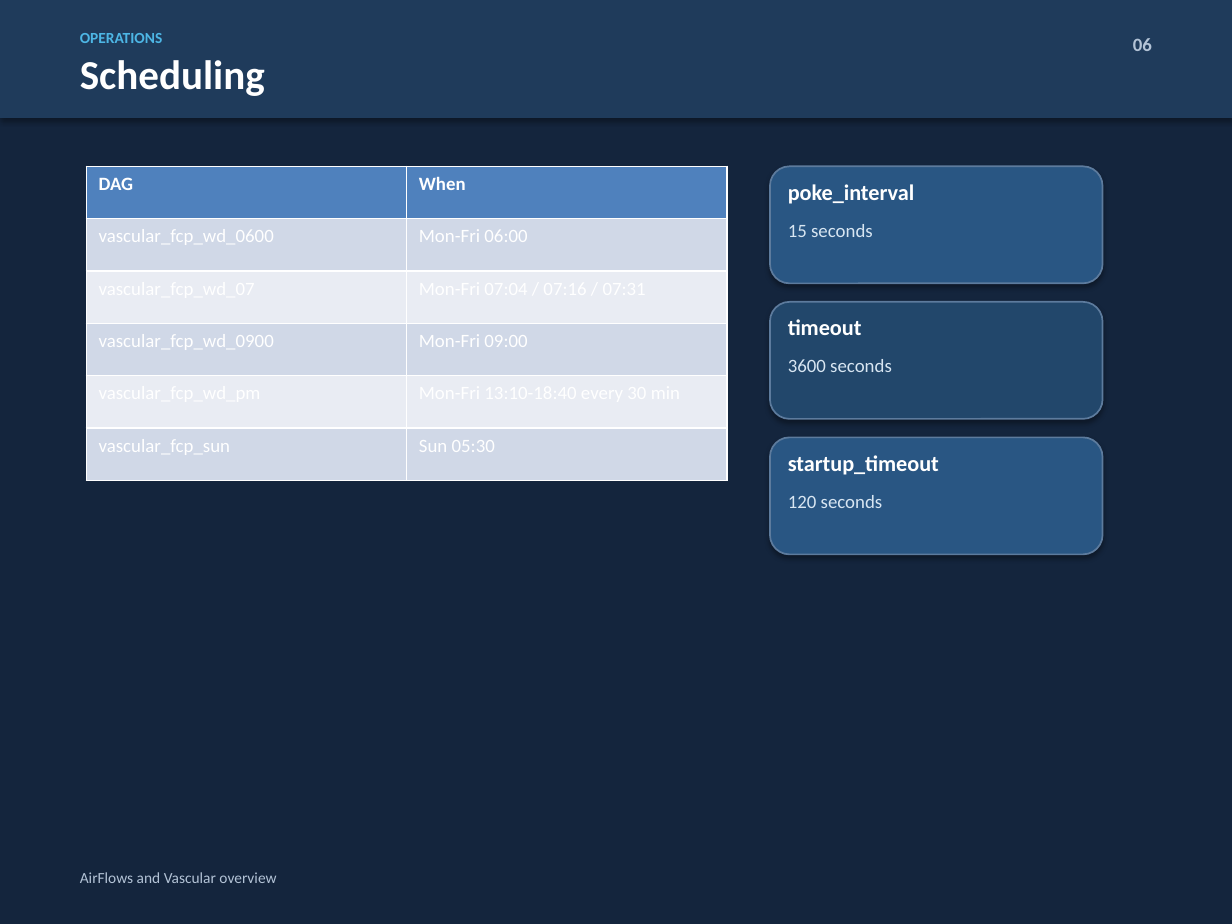
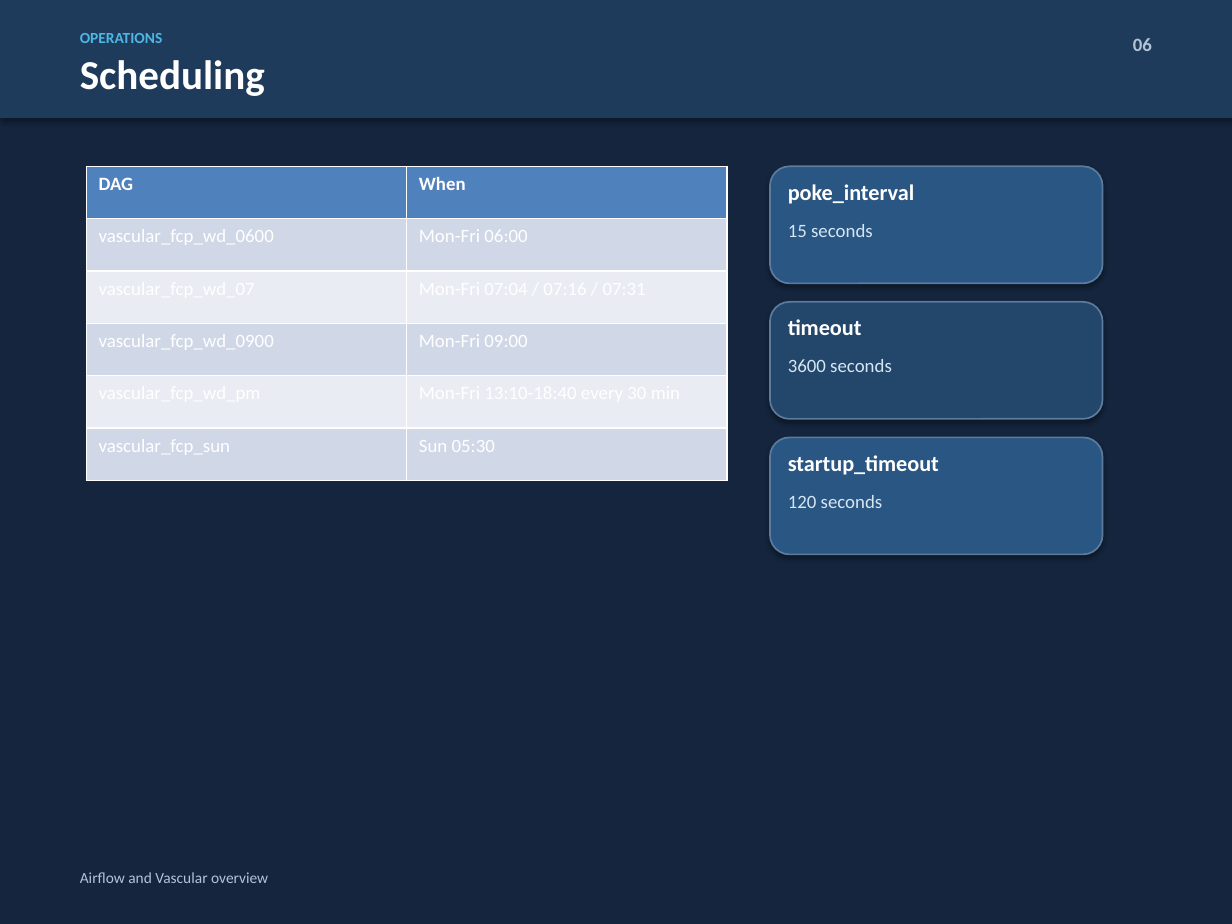
Before and after one commit to zipluxsky/vas, a slide deck: slide 7 of docs/Airflow_Vascular_Intro.pptx. Drawn at 1232x924 pixels with LibreOffice and Linux fonts; fonts in the diff are those of the drawing. Boxes give left, top, right and bottom in pixels: in the first picture for what was removed or moved away, otherwise in the second. Text is boxed around its words. In the diff, an @@ line names an element or a change of style, - is before the commit and + after.

```diff
--- a/docs/Airflow_Vascular_Intro.pptx
+++ b/docs/Airflow_Vascular_Intro.pptx
@@ text at [80, 872, 268, 883]: text changed @@
-AirFlows and Vascular overview
+Airflow and Vascular overview
```
Also in this commit, not shown: 10 other slides changed, 2 slides added.
